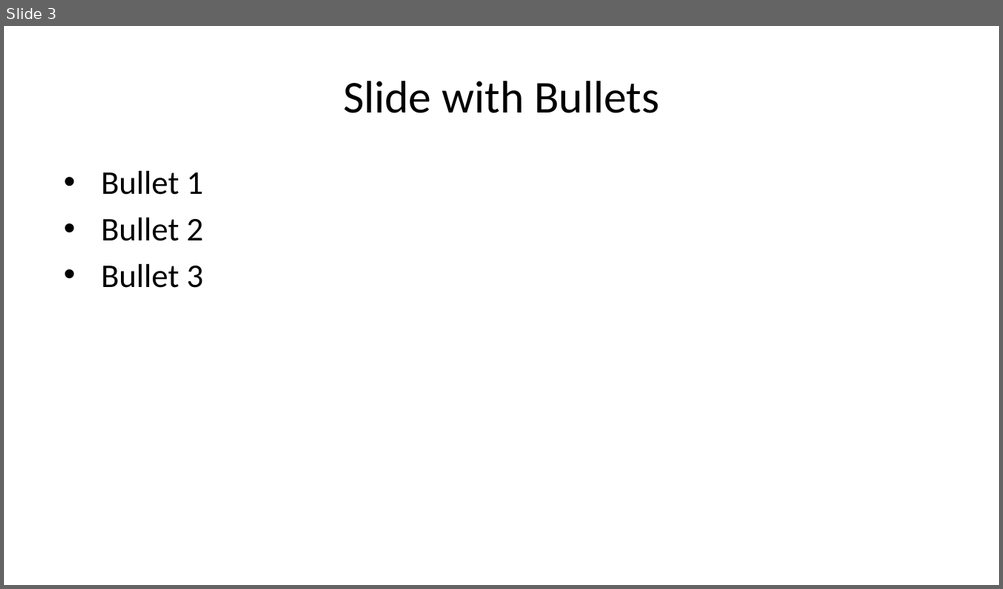
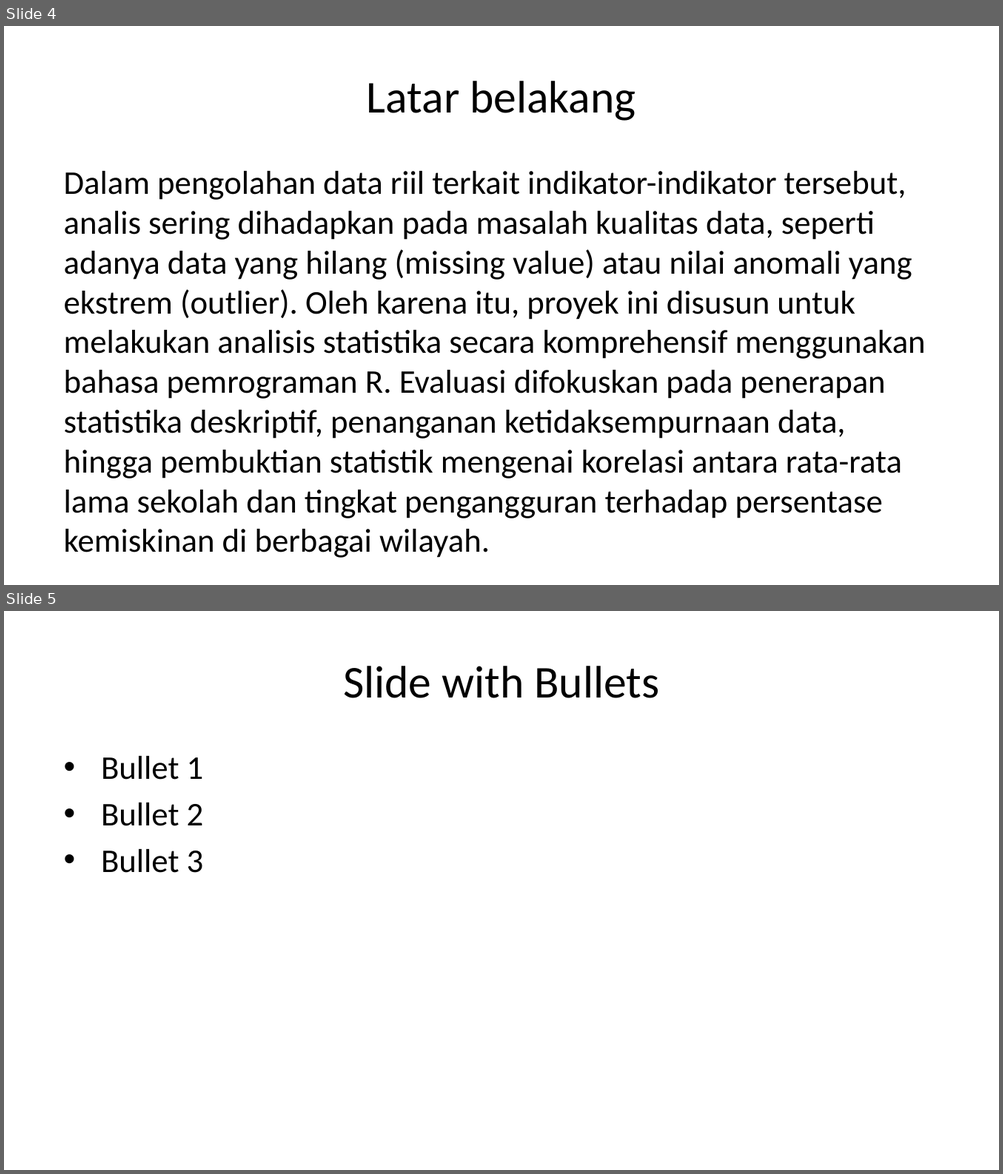
Before and after one commit to inbloom21/probstatproyekakhir, a slide deck: dokumen/PPT-Laporan.pptx. Shown one above the other, each under a label of ours: slide 3 before the commit, slides 4 and 5 after it. The pictures are 1003x589 and 1003x1174 pixels, drawn with LibreOffice and Linux fonts; fonts in the diff are those of the drawing. Boxes give left, top, right and bottom in pixels: in the first picture for what was removed or moved away, otherwise in the second. Text is boxed around its words. In the diff, an @@ line names an element or a change of style, - is before the commit and + after.

```diff
--- a/dokumen/PPT-Laporan.pptx
+++ b/dokumen/PPT-Laporan.pptx
@@ slide 4 added at [4, 26, 999, 585], background #FFFFFF @@
@@ title added at [367, 81, 635, 121], 33 pt, text #000000 @@
+Latar belakang
@@ text added at [64, 171, 925, 519], 24 pt, text #000000 @@
+Dalam pengolahan data riil terkait indikator-indikator tersebut, analis sering dihadapkan pada masalah kualitas data, seperti adanya data yang hilang (missing value) atau nilai anomali yang ekstrem (outlier). Oleh karena itu, proyek ini disusun untuk melakukan analisis statistika secara komprehensif menggunakan bahasa pemrograman R. Evaluasi difokuskan pada penerapan statistika deskriptif, penanganan ketidaksempurnaan data, hingga pembuktian statistik mengenai korelasi antara rata-rata lama sekolah dan tingkat pengangguran terhadap persentase kemiskinan di berbagai wilayah.
@@ what was slide 3 is now slide 5 @@
```
Also in this commit, not shown: 2 other slides added, 1 slide removed.
